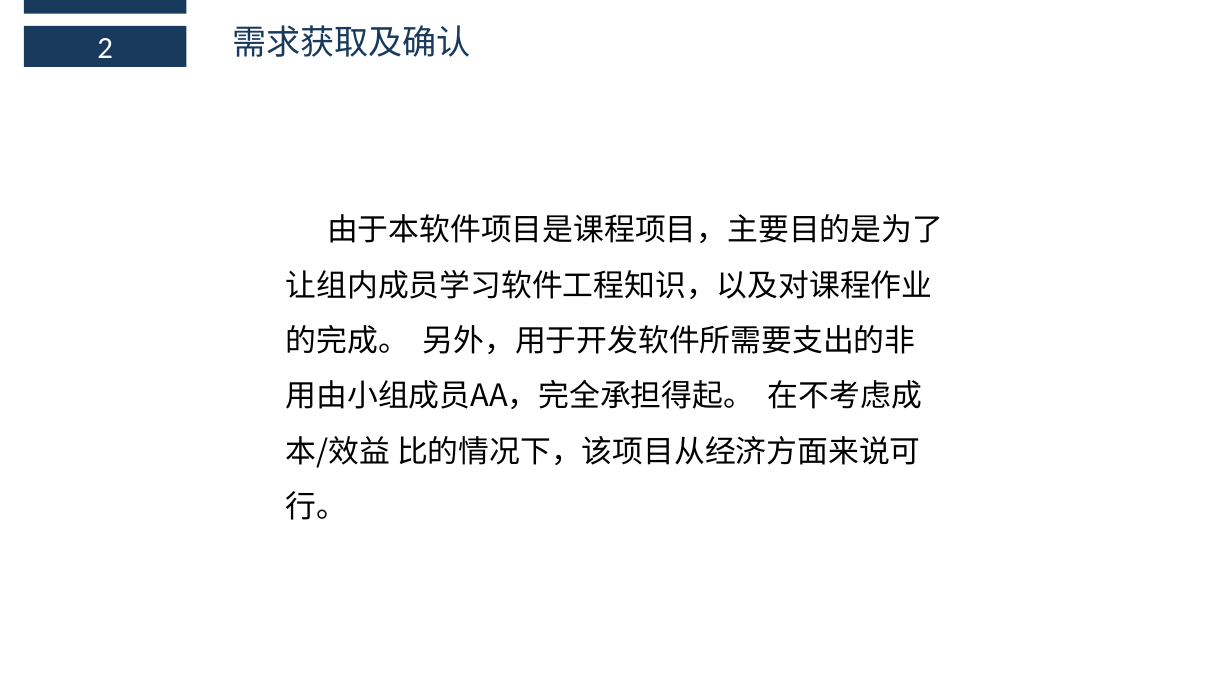
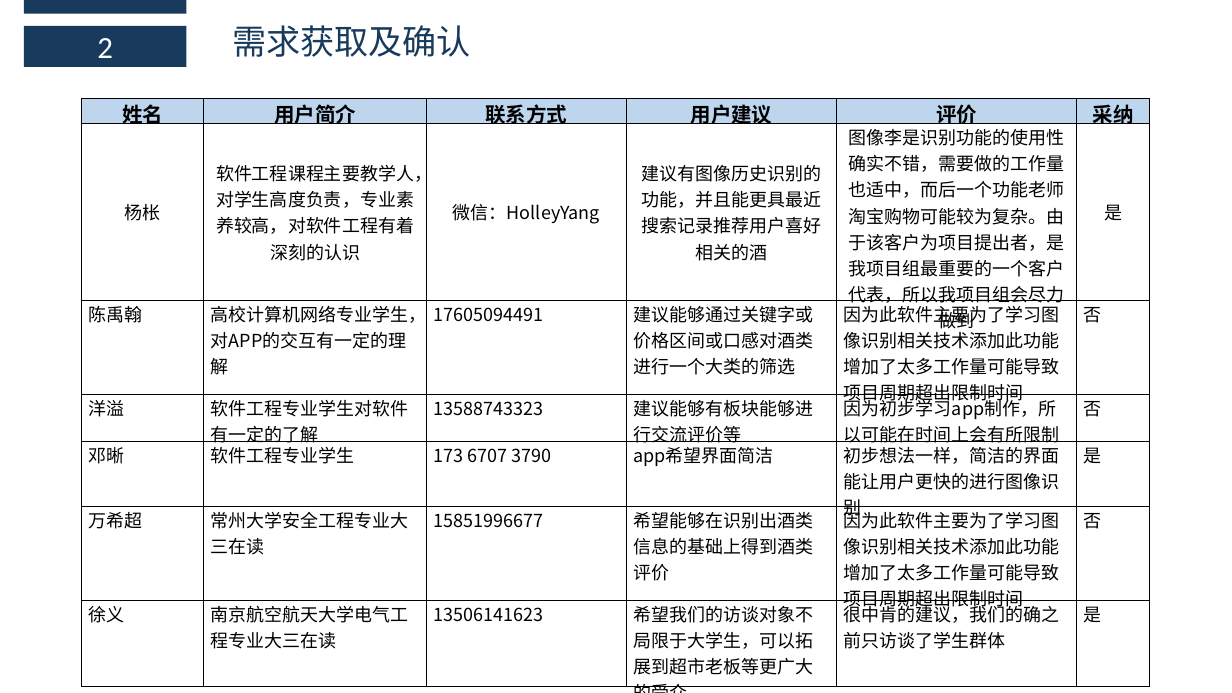
Before and after one commit to boboHh/Wine-APP, a slide deck: slide 4 of SE2018春-G17-需求分析PPT.pptx. Drawn at 1232x693 pixels with LibreOffice and Linux fonts; fonts in the diff are those of the drawing. Boxes give left, top, right and bottom in pixels: in the first picture for what was removed or moved away, otherwise in the second. Text is boxed around its words. In the diff, an @@ line names an element or a change of style, - is before the commit and + after.

Commit message:
根据需求规格说明书做了历史文档修改

```diff
--- a/SE2018春-G17-需求分析PPT.pptx
+++ b/SE2018春-G17-需求分析PPT.pptx
@@ table added at [82, 99, 1150, 679], 7 rows, 6 columns @@
+姓名 | 用户简介 | 联系方式 | 用户建议 | 评价 | 采纳
+杨枨 | 软件工程课程主要教学人，对学生高度负责，专业素养较高，对软件工程有着深刻的认识 | 微信：HolleyYang | 建议有图像历史识别的功能，并且能更具最近搜索记录推荐用户喜好相关的酒 | 图像李是识别功能的使用性确实不错，需要做的工作量也适中，而后一个功能老师淘宝购物可能较为复杂。由于该客户为项目提出者，是我项目组最重要的一个客户代表，所以我项目组会尽力做到 | 是
+陈禹翰 | 高校计算机网络专业学生，对APP的交互有一定的理解 | 17605094491 | 建议能够通过关键字或价格区间或口感对酒类进行一个大类的筛选 | 因为此软件主要为了学习图像识别相关技术添加此功能增加了太多工作量可能导致项目周期超出限制时间 | 否
+洋溢 | 软件工程专业学生对软件有一定的了解 | 13588743323 | 建议能够有板块能够进行交流评价等 | 因为初步学习app制作，所以可能在时间上会有所限制 | 否
+邓晰 | 软件工程专业学生 | 173 6707 3790 | app希望界面简洁 | 初步想法一样，简洁的界面能让用户更快的进行图像识别 | 是
+万希超 | 常州大学安全工程专业大三在读 | 15851996677 | 希望能够在识别出酒类信息的基础上得到酒类评价 | 因为此软件主要为了学习图像识别相关技术添加此功能增加了太多工作量可能导致项目周期超出限制时间 | 否
+徐义 | 南京航空航天大学电气工程专业大三在读 | 13506141623 | 希望我们的访谈对象不局限于大学生，可以拓展到超市老板等更广大的受众 | 很中肯的建议，我们的确之前只访谈了学生群体 | 是
@@ text removed at [286, 214, 943, 520] @@
-由于本软件项目是课程项目，主要目的是为了让组内成员学习软件工程知识，以及对课程作业的完成。 另外，用于开发软件所需要支出的非用由小组成员AA，完全承担得起。 在不考虑成本/效益 比的情况下，该项目从经济方面来说可行。
```
Also in this commit, not shown: 2 other files.
